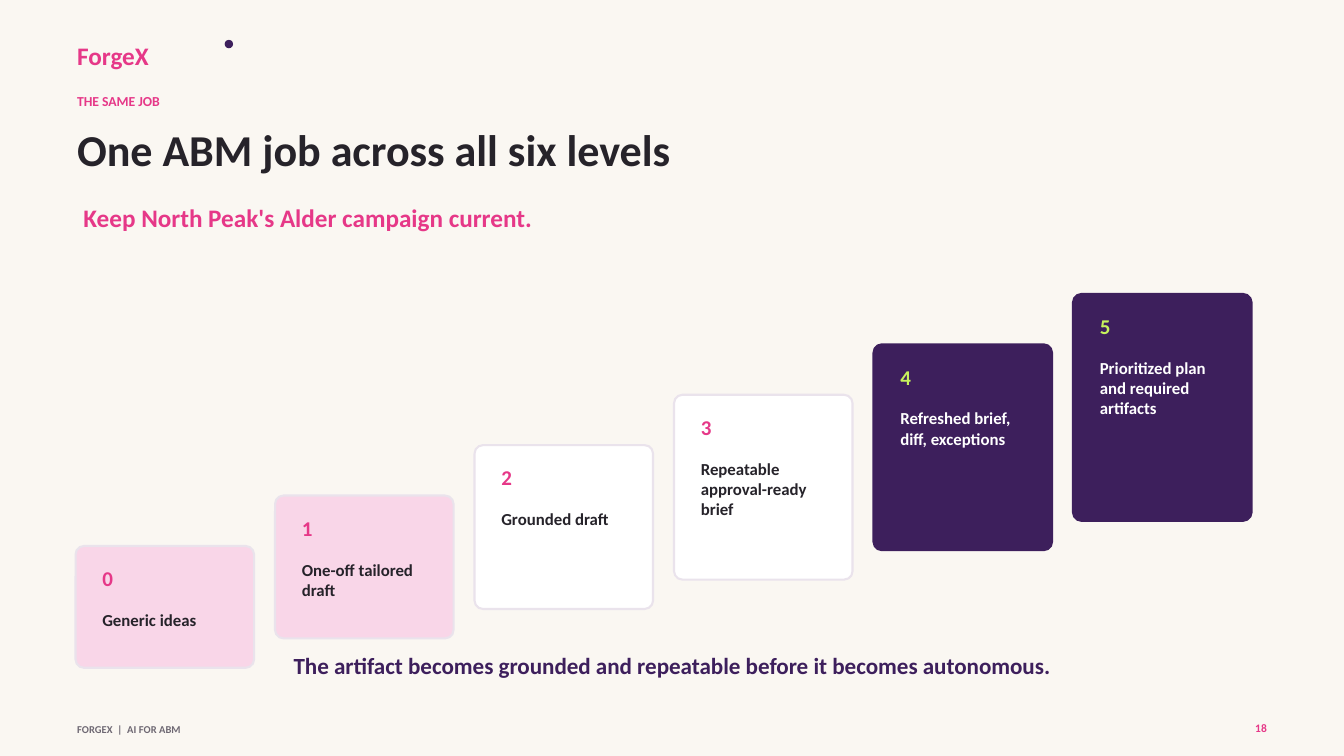
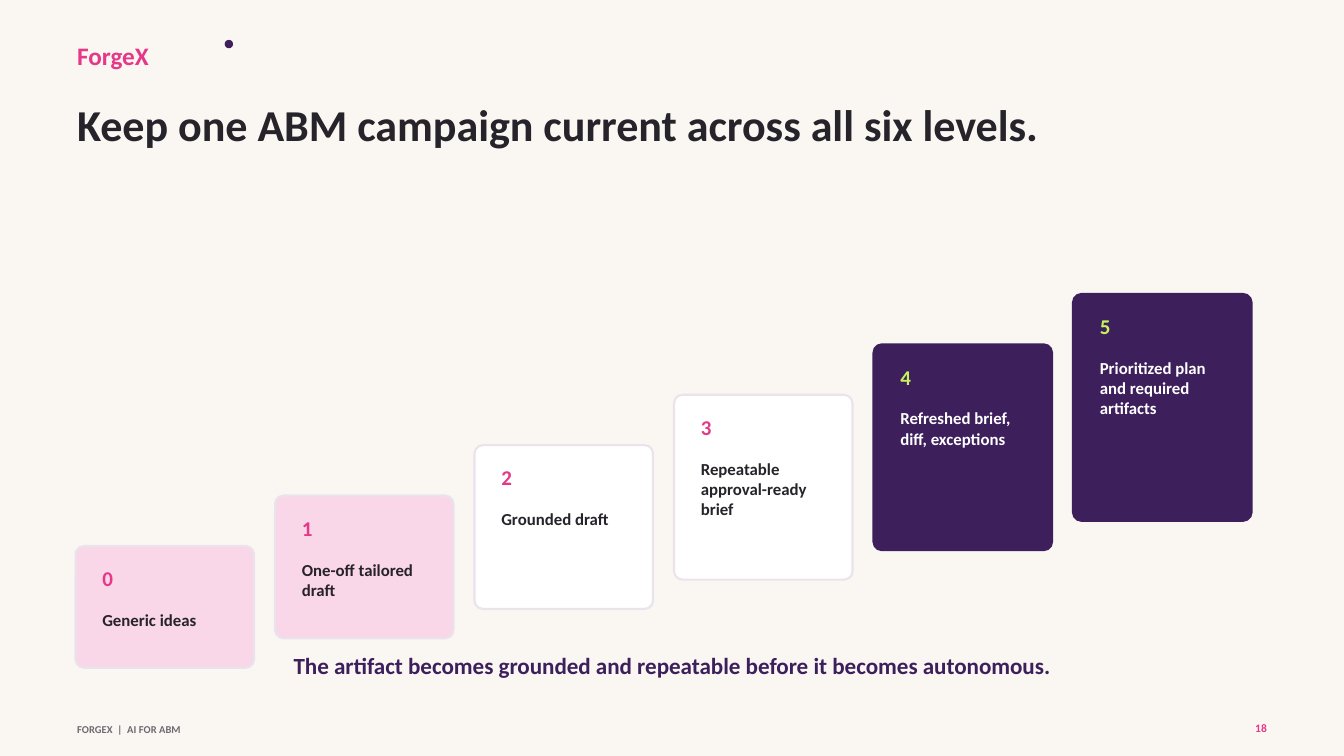
Before and after one commit to 0xTrey/forgex-practical-abm-skills, a slide deck: slide 18 of webinar/2026-09-17-ai-for-abm-foundations/deliverables/forgex-ai-for-abm-webinar-deck.pptx. Drawn at 1344x756 pixels with LibreOffice and Linux fonts; fonts in the diff are those of the drawing. Boxes give left, top, right and bottom in pixels: in the first picture for what was removed or moved away, otherwise in the second. Text is boxed around its words. In the diff, an @@ line names an element or a change of style, - is before the commit and + after.

```diff
--- a/webinar/2026-09-17-ai-for-abm-foundations/deliverables/forgex-ai-for-abm-webinar-deck.pptx
+++ b/webinar/2026-09-17-ai-for-abm-foundations/deliverables/forgex-ai-for-abm-webinar-deck.pptx
@@ text at bbox=[77, 110, 1038, 149]: text changed @@
-One ABM job across all six levels
+Keep one ABM campaign current across all six levels.
@@ text removed at bbox=[77, 97, 159, 106] @@
-THE SAME JOB
@@ text removed at bbox=[83, 209, 532, 232] @@
-Keep North Peak's Alder campaign current.
```
Also in this commit, not shown: 20 other slides changed, 34 other files.
